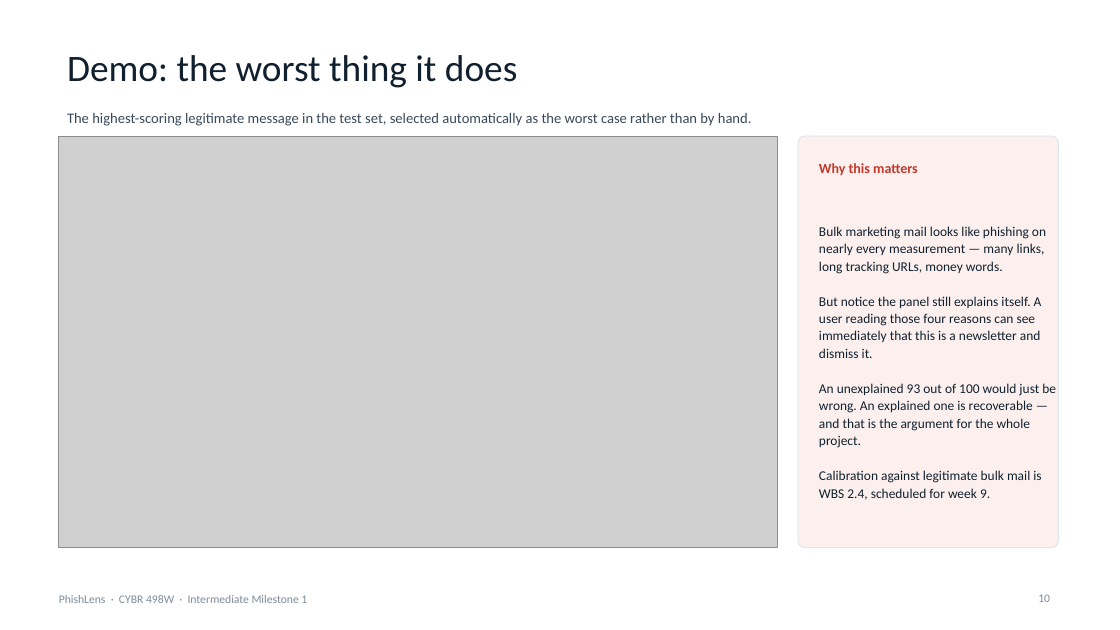
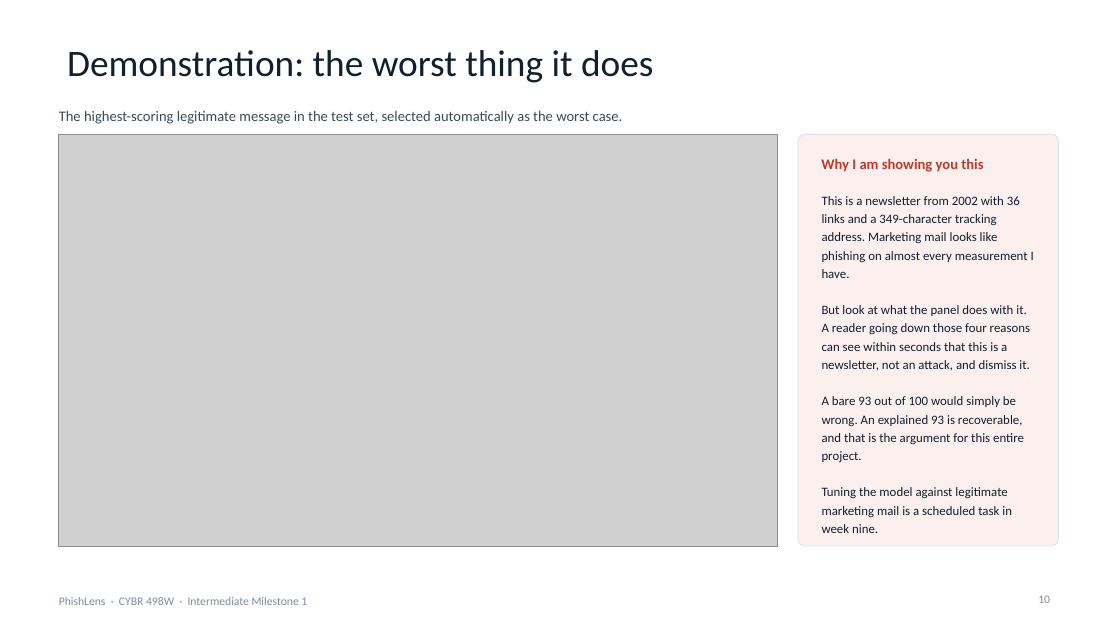
Before and after one commit to connorschell/PhishLens, a slide deck: slide 10 of 06_Deliverables/IM1_Presentation.pptx. Drawn at 1120x630 pixels with LibreOffice and Linux fonts; fonts in the diff are those of the drawing; grey boxes stand for pictures. Boxes give left, top, right and bottom in pixels: in the first picture for what was removed or moved away, otherwise in the second. Text is boxed around its words. In the diff, an @@ line names an element or a change of style, - is before the commit and + after.

```diff
--- a/06_Deliverables/IM1_Presentation.pptx
+++ b/06_Deliverables/IM1_Presentation.pptx
@@ text at (x1=67, y1=50, x2=653, y2=83): text changed @@
-Demo: the worst thing it does
+Demonstration: the worst thing it does
@@ text at (x1=59, y1=111, x2=623, y2=124): text changed @@
-The highest-scoring legitimate message in the test set, selected automatically as the worst case rather than by hand.
+The highest-scoring legitimate message in the test set, selected automatically as the worst case.
@@ text at (x1=821, y1=158, x2=983, y2=172): text changed; size 12 to 12.5 pt @@
-Why this matters
+Why I am showing you this
@@ text at (x1=822, y1=196, x2=1034, y2=533): text changed; size 11.5 to 11 pt @@
-Bulk marketing mail looks like phishing on nearly every measurement — many links, long tracking URLs, money words.
-But notice the panel still explains itself. A user reading those four reasons can see immediately that this is a newsletter and dismiss it.
-An unexplained 93 out of 100 would just be wrong. An explained one is recoverable — and that is the argument for the whole project.
-Calibration against legitimate bulk mail is WBS 2.4, scheduled for week 9.
+This is a newsletter from 2002 with 36 links and a 349-character tracking address. Marketing mail looks like phishing on almost every measurement I have.
+But look at what the panel does with it. A reader going down those four reasons can see within seconds that this is a newsletter, not an attack, and dismiss it.
+A bare 93 out of 100 would simply be wrong. An explained 93 is recoverable, and that is the argument for this entire project.
+Tuning the model against legitimate marketing mail is a scheduled task in week nine.
```
Also in this commit, not shown: 9 other slides changed, 1 slide added, 1 slide removed.
